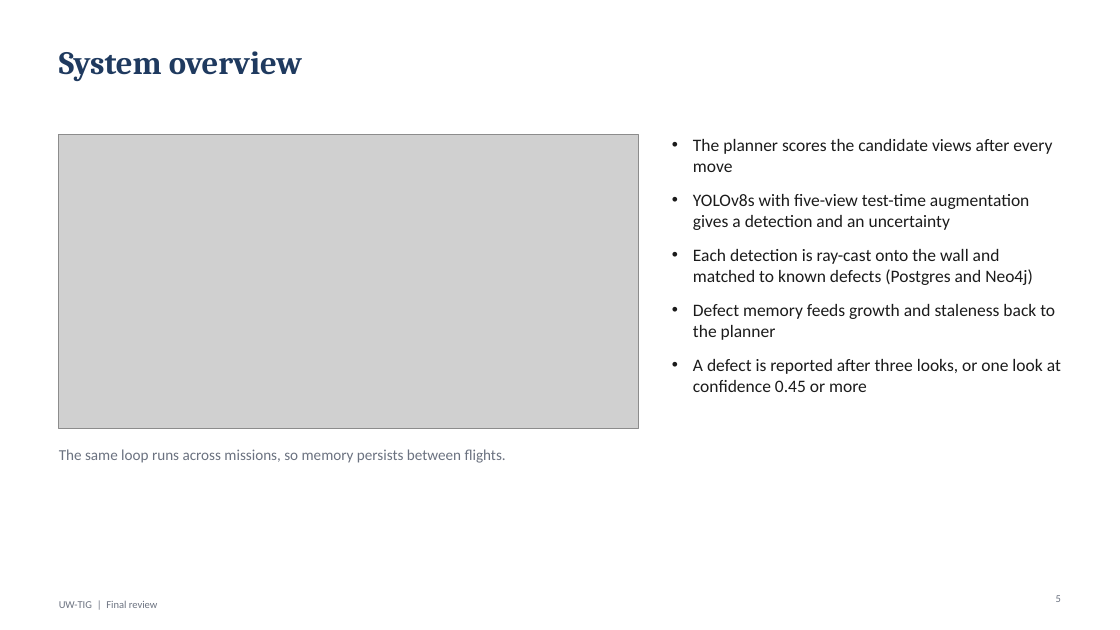
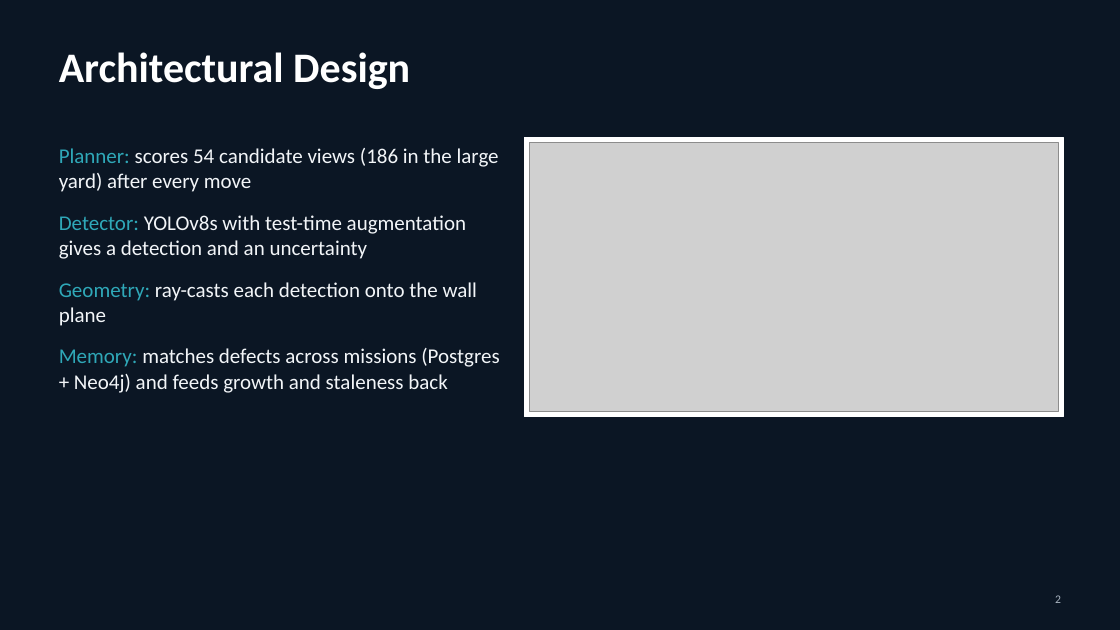
Before and after one commit to DrNeel11/project_work_1, a slide deck: slide 2 of drone-sim-today/UW-TIG_Review_Deck.pptx (slide 5 before the commit). Drawn at 1120x630 pixels with LibreOffice and Linux fonts; fonts in the diff are those of the drawing; grey boxes stand for pictures. Boxes give left, top, right and bottom in pixels: in the first picture for what was removed or moved away, otherwise in the second. Text is boxed around its words. In the diff, an @@ line names an element or a change of style, - is before the commit and + after.

```diff
--- a/drone-sim-today/UW-TIG_Review_Deck.pptx
+++ b/drone-sim-today/UW-TIG_Review_Deck.pptx
@@ background #FFFFFF to #0B1624 @@
@@ title removed at [59,51,302,81] @@
-System overview
@@ title added at [59,52,410,89], 36 pt, text #FFFFFF, bold @@
+Architectural Design
@@ text added at [59,148,499,393], 18 pt, text #F2F5F8 @@
+• Planner: scores 54 candidate views (186 in the large yard) after every move
+• Detector: YOLOv8s with test-time augmentation gives a detection and an uncertainty
+• Geometry: ray-casts each detection onto the wall plane
+• Memory: matches defects across missions (Postgres + Neo4j) and feeds growth and staleness back
@@ rectangle added at [524,138,1064,417], fill #FFFFFF, outline #FFFFFF 1 pt @@
@@ picture: place and size @@
-picture at [59,134,639,429]
+picture at [529,143,1059,412]
@@ text removed at [693,139,1061,392] @@
-• The planner scores the candidate views after every move
-• YOLOv8s with five-view test-time augmentation gives a detection and an uncertainty
-• Each detection is ray-cast onto the wall and matched to known defects (Postgres and Neo4j)
-• Defect memory feeds growth and staleness back to the planner
-• A defect is reported after three looks, or one look at confidence 0.45 or more
@@ text removed at [59,449,506,463] @@
-The same loop runs across missions, so memory persists between flights.
@@ text at [1055,595,1061,603]: text changed; size 9 to 10 pt; text colour #6B7280 to #A9B4C0 @@
-5
+2
@@ text removed at [59,601,158,608] @@
-UW-TIG | Final review
```
Also in this commit, not shown: 9 other slides changed, 3 slides added, 3 slides removed, 1 other file.
